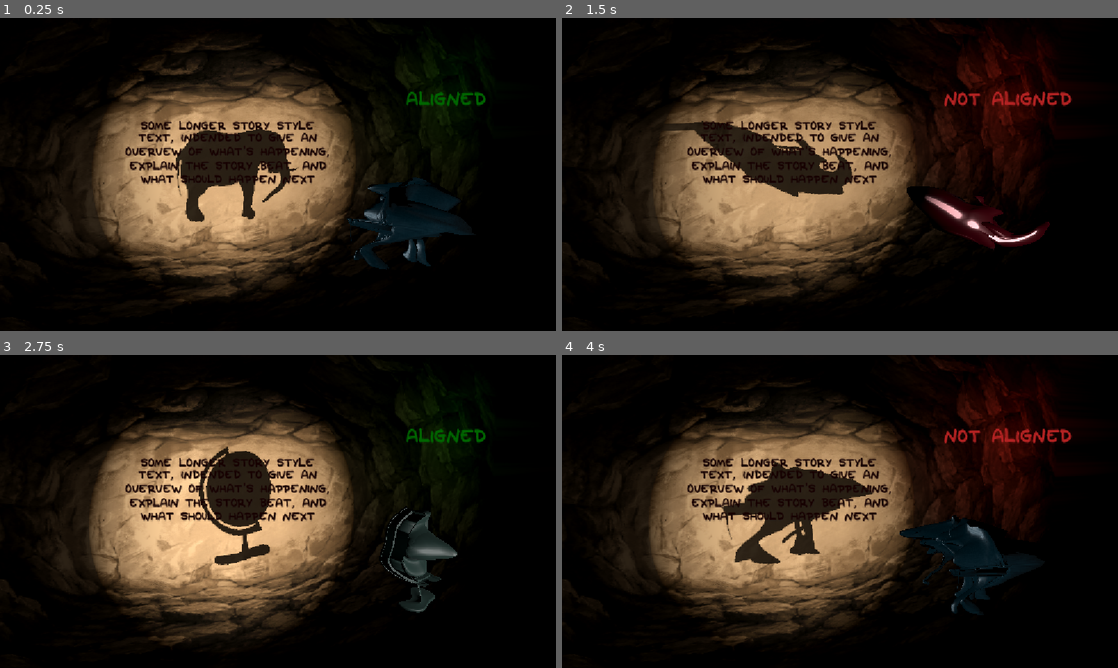
Above: before the commit, frames 1-4 (two rows, left to right).
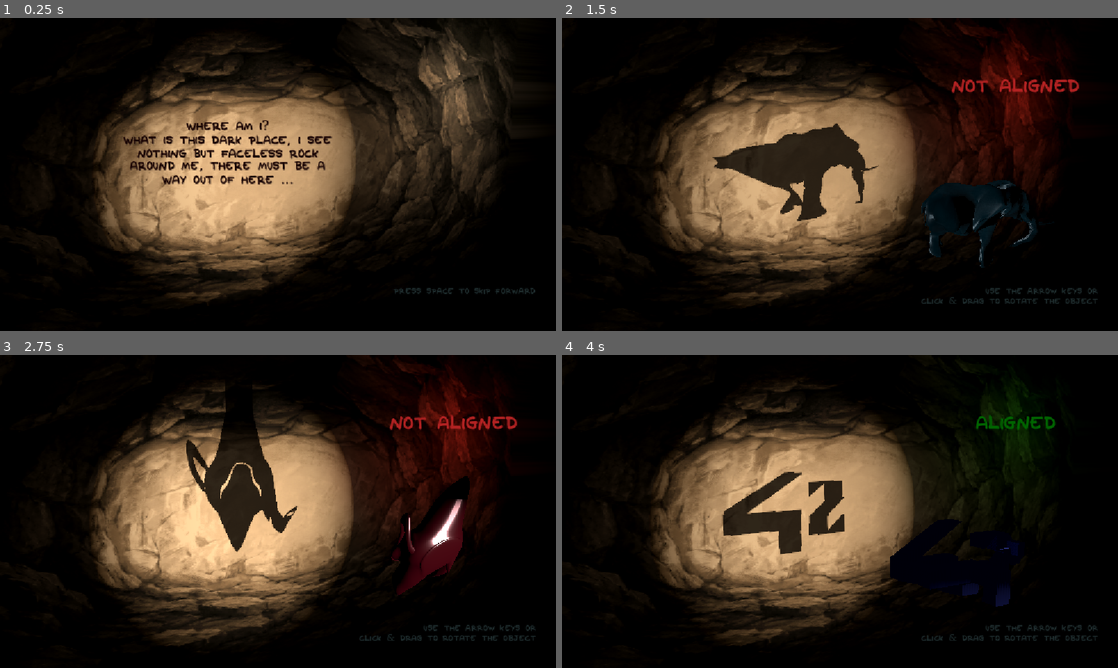
Above: after the commit, the same moments.

Repository: znichola/in_the_shadows
Game: Godot game, scene res://scenes/main.tscn
Same seed, same stepped clock (60 frames per second), same inputs: the game is played once before the commit and once after it.
Inputs:
- Up to frame 1 (0.25 s): no input
- Up to frame 2 (1.5 s): tap Space (turn-reset) at 0.5 s; hold Right (turn-right) 0.53-1.28 s; hold Tab (object-next) 0.53-1.28 s; tap Enter (ui_accept) at 0.77, 0.8, 1.07, 1.35 s; hold Down (turn-down) from 1.28 s (still down)
- Up to frame 3 (2.75 s): tap Enter (ui_accept) at 1.52, 1.82, 2.3 s; tap Tab (object-next) at 1.55 s; release Down (turn-down) at 2.03 s; hold Right (turn-right) from 2.03 s (still down); hold Alt (object-alt) from 2.03 s (still down)
- Up to frame 4 (4 s): release Right (turn-right) at 2.78 s; release Alt (object-alt) at 2.78 s; hold Up (turn-up) 2.78-3.53 s; tap Tab (object-next) at 2.85 s; tap Enter (ui_accept) at 3.02, 3.32, 3.77, 3.8 s; hold Left (turn-left) from 3.53 s (still down); hold Tab (object-next) from 3.53 s (still down)

The runs differ from the first frame. In frame 1, 30% of the frame differs, in the area x 0-97%, y 0-91%; in frame 2, 22%; in frame 3, 27%; in frame 4, 24%.

Commit message:
feat: running stag & story system

Diff:
--- /dev/null
+++ b/game/scenes/deer.tscn
@@ -0,0 +1,12 @@
+[gd_scene format=3 uid="uid://c2dopwd0rnbxq"]
+
+[ext_resource type="Script" uid="uid://xomjvxu14xuc" path="res://scripts/object_def.gd" id="1_u3xnd"]
+[ext_resource type="PackedScene" uid="uid://0vg1dx2srcl4" path="res://scenes/deer_raw.tscn" id="2_7c7n6"]
+
+[node name="Node3D" type="Node3D" unique_id=797601801]
+script = ExtResource("1_u3xnd")
+
+[node name="ObjA" type="Node3D" parent="." unique_id=381145752]
+
+[node name="DeerRaw" parent="ObjA" unique_id=348454695 instance=ExtResource("2_7c7n6")]
+transform = Transform3D(-1.0162898e-07, 0, -2.325, 0, 2.325, 0, 2.325, 0, -1.0162898e-07, 0.5416527, -2.2265303, 0)
--- /dev/null
+++ b/game/scenes/deer_raw.tscn
@@ -0,0 +1,64 @@
+[gd_scene format=3 uid="uid://0vg1dx2srcl4"]
+
+[ext_resource type="PackedScene" uid="uid://dtvmb2g22yf8x" path="res://models/deer.glb" id="1_1shfv"]
+[ext_resource type="Script" uid="uid://c3t2v4twqv4ql" path="res://scripts/deer_raw.gd" id="2_qakut"]
+
+[sub_resource type="StandardMaterial3D" id="StandardMaterial3D_qakut"]
+albedo_color = Color(0.08116732, 0.040322747, 0.019497668, 1)
+metallic = 0.85
+metallic_specular = 0.54
+roughness = 0.4
+
+[node name="DeerRaw" unique_id=348454695 instance=ExtResource("1_1shfv")]
+script = ExtResource("2_qakut")
+
+[node name="Skeleton3D" parent="Deer_001_rig" parent_id_path=PackedInt32Array(990313550) index="0" unique_id=1857270684]
+bones/0/rotation = Quaternion(-4.3711395e-08, 1, -1.1424389e-07, -8.742278e-08)
+bones/1/position = Vector3(-1.8900909e-06, 0.90510106, 0.266487)
+bones/1/rotation = Quaternion(-0.61743647, 1.1436488e-06, 3.573617e-06, 0.78662074)
+bones/2/rotation = Quaternion(0.78668535, 0.114456385, -0.04502349, -0.6049784)
+bones/3/position = Vector3(-3.9026418e-09, 0.2324899, 2.6915343e-08)
+bones/3/rotation = Quaternion(0.67138314, -7.532797e-08, 2.687966e-07, 0.74111044)
+bones/4/rotation = Quaternion(-0.9313822, -0.037860647, 0.06582864, 0.35603437)
+bones/5/rotation = Quaternion(0.6830641, 0.02943458, -0.017412705, 0.72955734)
+bones/6/rotation = Quaternion(-0.0966647, 0.11856761, 0.007070815, 0.98820424)
+bones/7/rotation = Quaternion(0.89346874, 0.0058921883, -0.0063020294, -0.44904268)
+bones/8/rotation = Quaternion(0.03633071, -0.008622603, -0.014902906, 0.9991915)
+bones/9/rotation = Quaternion(-0.25247484, 0.009340204, 0.0053122593, 0.9675438)
+bones/10/rotation = Quaternion(0.034726586, 9.733426e-12, 7.999364e-09, 0.99939686)
+bones/11/position = Vector3(-4.844458e-13, 0.19384535, -4.3789356e-08)
+bones/11/rotation = Quaternion(0.22094695, -9.440554e-07, -1.9392682e-07, 0.9752858)
+bones/12/position = Vector3(0.12234217, 0.14700957, -0.007825792)
+bones/12/rotation = Quaternion(-0.65417343, -0.01032184, -0.18163474, 0.73413855)
+bones/13/position = Vector3(5.451227e-09, 0.3082002, -6.686271e-08)
+bones/13/rotation = Quaternion(-0.7060109, -0.261413, -0.0043705446, 0.6581739)
+bones/14/rotation = Quaternion(0.6154127, 0.004445261, -0.0016761405, 0.7881907)
+bones/15/rotation = Quaternion(-0.5074651, -0.004662331, 0.07111846, 0.85871977)
+bones/16/rotation = Quaternion(0.013020613, 0.02766316, 0.04458031, 0.9985379)
+bones/17/rotation = Quaternion(0.24585953, -9.258394e-07, 3.7005563e-07, 0.9693055)
+bones/18/rotation = Quaternion(0.2944211, -1.6431761e-06, 8.458553e-07, 0.95567584)
+bones/19/rotation = Quaternion(-0.2497759, -2.870003e-07, 5.0983095e-07, 0.96830374)
+bones/20/rotation = Quaternion(-0.47519863, -1.082888e-07, -2.4081697e-07, 0.8798785)
+bones/21/rotation = Quaternion(0.8078929, 0.13903691, -0.3931581, 0.41641858)
+bones/22/rotation = Quaternion(0.8012981, -0.49958748, -0.012719678, 0.32889506)
+bones/23/position = Vector3(-0.12234221, 0.14975178, 0.0067285486)
+bones/23/rotation = Quaternion(-0.8939638, 0.09279276, -0.07954487, 0.4311506)
+bones/24/position = Vector3(4.3946017e-08, 0.3082003, -3.690684e-08)
+bones/24/rotation = Quaternion(-0.6128527, -1.0612856e-07, 2.5879197e-07, 0.7901972)
+bones/25/rotation = Quaternion(0.91283697, -0.052471437, 0.023193281, 0.4042739)
+bones/26/rotation = Quaternion(-0.60398036, 0.108792976, -0.18523909, 0.7675014)
+bones/27/rotation = Quaternion(0.019626997, -0.07572806, -0.1106987, 0.99077034)
+bones/28/rotation = Quaternion(0.78699416, -0.087955974, 0.014863813, -0.6104777)
+bones/29/position = Vector3(2.022702e-08, 0.23248999, 8.565136e-08)
+bones/29/rotation = Quaternion(0.62586266, 0.012229699, 0.011141517, 0.77975786)
+bones/30/rotation = Quaternion(-0.9198113, 0.03319617, -0.07453497, 0.38378343)
+bones/31/rotation = Quaternion(0.6170118, -0.018527457, 0.0011895972, 0.7867349)
+bones/32/rotation = Quaternion(0.082704455, -0.06860779, 0.014335715, 0.9941064)
+
+[node name="Deer_001" parent="Deer_001_rig/Skeleton3D" index="0" unique_id=575155511]
+blend_shapes/MeshDeform = 1.0
+surface_material_override/0 = SubResource("StandardMaterial3D_qakut")
+
+[node name="AnimationPlayer" parent="." index="1" unique_id=1587245394]
+deterministic = true
+speed_scale = 0.8
--- a/game/scenes/main.tscn
+++ b/game/scenes/main.tscn
@@ -10,12 +10,13 @@
 [ext_resource type="PackedScene" uid="uid://d0m7sex0ouvxy" path="res://scenes/42.tscn" id="7_choun"]
 [ext_resource type="Script" uid="uid://dc808xfbernf3" path="res://scripts/ui_controller.gd" id="8_85g3d"]
 [ext_resource type="FontFile" uid="uid://dnnwmk46jnqd6" path="res://fonts/Old Cave.otf" id="8_tipki"]
+[ext_resource type="PackedScene" uid="uid://c2dopwd0rnbxq" path="res://scenes/deer.tscn" id="8_ya4ey"]
 
 [sub_resource type="StandardMaterial3D" id="StandardMaterial3D_tbgi4"]
 specular_mode = 1
 albedo_texture = ExtResource("7_85g3d")
 uv1_scale = Vector3(2.54, 2.54, 2.54)
-uv1_offset = Vector3(-0.77, -0.775, 0)
+uv1_offset = Vector3(-0.82, -0.775, 0)
 texture_repeat = false
 
 [sub_resource type="PlaneMesh" id="PlaneMesh_6l45m"]
@@ -34,6 +35,7 @@
 [sub_resource type="Theme" id="Theme_sivy4"]
 default_font = ExtResource("8_tipki")
 HeaderLarge/font_sizes/font_size = 45
+HeaderSmall/colors/font_color = Color(0.121972255, 0.178408, 0.18342462, 1)
 RichTextLabel/colors/default_color = Color(0.08743141, 1.1280645e-09, 3.008172e-09, 1)
 RichTextLabel/colors/font_shadow_color = Color(0.13333334, 0.13333334, 0.13333334, 0.21568628)
 RichTextLabel/font_sizes/normal_font_size = 28
@@ -67,12 +69,11 @@
 [node name="ObjectSpawner" type="Node3D" parent="." unique_id=211412211]
 transform = Transform3D(1, 0, 0, 0, 1, 0, 0, 0, 1, 0, 0, 19.055)
 script = ExtResource("2_o6xl0")
-object_scenes = Array[PackedScene]([ExtResource("5_tipki"), ExtResource("4_tipki"), ExtResource("6_tipki"), ExtResource("7_choun")])
+object_scenes = Array[PackedScene]([ExtResource("5_tipki"), ExtResource("4_tipki"), ExtResource("6_tipki"), ExtResource("7_choun"), ExtResource("8_ya4ey")])
 
 [node name="TeaPot" parent="ObjectSpawner" unique_id=1721863556 instance=ExtResource("4_tipki")]
 
 [node name="MeshInstance3D" type="MeshInstance3D" parent="." unique_id=161456090]
-transform = Transform3D(1, 0, 0, 0, 1, 0, 0, 0, 1, 0.044293404, 0, 0.020751953)
 mesh = SubResource("PlaneMesh_6l45m")
 
 [node name="WorldEnvironment" type="WorldEnvironment" parent="." unique_id=1107869868]
@@ -95,19 +96,39 @@
 
 [node name="Signpost" type="Label" parent="UI/Control" unique_id=1256488600]
 layout_mode = 1
-anchors_preset = 8
-anchor_left = 0.5
-anchor_top = 0.5
-anchor_right = 0.5
-anchor_bottom = 0.5
-offset_left = 284.0
-offset_top = -177.0
-offset_right = 411.0
-offset_bottom = -140.0
+anchors_preset = -1
+anchor_left = 0.66
+anchor_top = 0.135
+anchor_right = 0.97
+anchor_bottom = 0.44500002
+offset_left = 26.679993
+offset_top = 32.519997
+offset_right = -24.440063
+offset_bottom = -51.360016
 grow_horizontal = 2
 grow_vertical = 2
 theme_type_variation = &"HeaderLarge"
-text = "JAJAJ"
+text = "JAJA something long"
+horizontal_alignment = 1
+autowrap_mode = 3
+
+[node name="HintText" type="Label" parent="UI/Control" unique_id=169200730]
+layout_mode = 1
+anchors_preset = -1
+anchor_left = 0.694
+anchor_top = 0.81200004
+anchor_right = 0.95000005
+anchor_bottom = 0.95900005
+offset_left = -81.48804
+offset_top = 28.823975
+offset_right = 15.599976
+offset_bottom = -8.432007
+grow_horizontal = 2
+grow_vertical = 2
+theme_type_variation = &"HeaderSmall"
+text = "Press space to skip forward"
+horizontal_alignment = 2
+autowrap_mode = 3
 
 [node name="WallText" type="RichTextLabel" parent="UI/Control" unique_id=2130294157]
 layout_mode = 1
@@ -119,11 +140,12 @@
 offset_left = 57.224
 offset_top = 54.12799
 offset_right = -57.712036
-offset_bottom = -27.912018
+offset_bottom = -3.9120178
 grow_horizontal = 2
 grow_vertical = 2
 text = "Some longer story style text, indended to give an overvew of what's happening, explain the story beat, and what should happen next"
 fit_content = true
+scroll_active = false
 horizontal_alignment = 1
 
 [node name="StatusLight" type="OmniLight3D" parent="UI" unique_id=2116127307]
--- /dev/null
+++ b/game/scripts/deer_raw.gd
@@ -0,0 +1,12 @@
+extends Node3D
+
+@onready var anim = $AnimationPlayer
+
+# Called when the node enters the scene tree for the first time.
+func _ready() -> void:
+	anim.play("Deer_001_run")
+
+
+# Called every frame. 'delta' is the elapsed time since the previous frame.
+func _process(delta: float) -> void:
+	pass
--- a/game/scripts/game.gd
+++ b/game/scripts/game.gd
@@ -1,3 +1,5 @@
 extends Node
 
-enum State { MENU, GAME }
+# enum State { MENU, GAME }
+
+# var game_state: State = State.MENU
--- a/game/scripts/main.gd
+++ b/game/scripts/main.gd
@@ -9,22 +9,45 @@
 
 var alignment_basis: Basis
 
+enum State { MENU, GAME, CUTSCENE }
+var game_state: State = State.MENU
+
+signal skip_requested
 
 func _ready() -> void:
 	var light_to_wall = (wall.global_transform.origin - light.global_transform.origin).normalized()
 	# A basis whose -Z axis points along light_to_wall; X = "right", Y = "up" relative to it.
 	alignment_basis = Basis.looking_at(light_to_wall, Vector3.UP)
-	ui.update_label(spawner.is_aligned(alignment_basis))
 	spawner.connect('object_changed', _on_object_changed)
+	if is_game():
+		spawner.spawn_object()
+
+	level_1_start()
 
 
 func _input(event):
-	if event.is_action_pressed("turn-reset"):
-		spawner.reset_current_object()
-		ui.update_label(spawner.is_aligned(alignment_basis))
+	if is_menu():
+		return
+
+	if is_cutscene():
+		if event.is_action_pressed("ui_accept"):
+			skip_requested.emit()
+		return
+
+	if is_game():
+		if event.is_action_pressed("object-next"):
+			spawner.next_object()
+		if event.is_action_pressed("object-prev"):
+			spawner.previous_object()
+		if event.is_action_pressed("turn-reset"):
+			spawner.reset_current_object()
+			ui.update_label(spawner.is_aligned(alignment_basis))
 
 
 func _process(delta: float) -> void:
+	if is_menu() or is_cutscene():
+		return
+
 	var rl = Input.get_axis("turn-left", "turn-right") * rotate_speed * delta
 	var ud = Input.get_axis("turn-up", "turn-down") * rotate_speed * delta
 	if rl == 0 and ud == 0:
@@ -37,5 +60,66 @@
 		spawner.transform_current_object_a(t)
 	ui.update_label(spawner.is_aligned(alignment_basis))
 
+
 func _on_object_changed(_obj: ObjectDef) -> void:
 	ui.update_label(spawner.is_aligned(alignment_basis))
+
+
+func is_menu() -> bool:
+	return game_state == State.MENU
+
+func is_game() -> bool:
+	return game_state == State.GAME
+
+func is_cutscene() -> bool:
+	return game_state == State.CUTSCENE
+
+func wait_or_skip(seconds: float) -> void:
+	if is_cutscene():
+		get_tree().create_timer(seconds).timeout.connect(func(): skip_requested.emit())
+		await skip_requested
+
+
+# Level functions -------------
+
+func level_1_start() -> void:
+	game_state = State.CUTSCENE
+	ui.set_hint_text("Press space to skip forward")
+	ui.set_sign_post()
+	ui.set_wall_text("Where am I?\nWhat is this dark place, I see nothing but faceless rock around me, there must be a way out of here ...")
+	await wait_or_skip(8.0)
+	ui.set_wall_text("What is this object, if only I could remember ...")
+	await wait_or_skip(2.0)
+	ui.set_sign_post("known for their long memory")
+	await wait_or_skip(6.0)
+	game_state = State.GAME
+	ui.set_hint_text("Use the arrow keys or\nclick & drag to rotate the object")
+	ui.set_wall_text()
+	spawner.spawn_object(0)
+
+
+func level_2_start() -> void:
+	game_state = State.CUTSCENE
+	ui.set_hint_text("Press space to skip forward")
+	ui.set_sign_post()
+	ui.set_wall_text("A life of shadows and darkness, the third dimension is a distraction, I must focus on the projection ...")
+	await wait_or_skip(7.0)
+	ui.set_wall_text(".. resolved on to a plane, shadows on a wall, the intent becomes clear.")
+	await wait_or_skip(5.0)
+	ui.set_wall_text("and yet I feel thurst, a yearning for something hot, a break from this cycle")
+	await wait_or_skip(3.0)
+	ui.set_sign_post("a 3000 year of tradition")
+	await wait_or_skip(6.0)
+	game_state = State.GAME
+	ui.set_hint_text("Use the arrow keys or\nclick & drag to rotate the object")
+	ui.set_wall_text()
+	spawner.spawn_object(1)
+
+
+# level 3 object is a cat
+
+# level 4 is a globe
+
+# level 5 object is a deer in motion
+
+# level 6 is the number 42
--- a/game/scripts/object_spawner.gd
+++ b/game/scripts/object_spawner.gd
@@ -11,20 +11,10 @@
 func _ready() -> void:
 	for child in get_children():
 		child.queue_free()
-	_spawn_object(current_object_index)
 
 
-func _input(event: InputEvent) -> void:
-	if event.is_action_pressed("object-next"):
-		_spawn_object(current_object_index + 1)
-	elif event.is_action_pressed("object-prev"):
-		_spawn_object(current_object_index - 1)
-
-
-func _spawn_object(index: int) -> void:
-	if current_object:
-		current_object.queue_free()
-		current_object = null
+func spawn_object(index: int = 0) -> void:
+	clear_current_object()
 	if object_scenes.is_empty():
 		return
 	current_object_index = wrapi(index, 0, object_scenes.size())
@@ -41,6 +31,13 @@
 		current_object.on_reset()
 
 
+func clear_current_object() -> void:
+	if current_object:
+		current_object.queue_free()
+		current_object = null
+		current_object_index = 0
+
+
 func transform_current_object_a(t: Transform3D) -> void:
 	if current_object:
 		current_object.on_transform_a(t)
@@ -51,6 +48,14 @@
 		current_object.on_transform_b(t)
 
 
+func next_object() -> void:
+	spawn_object(current_object_index + 1)
+
+
+func previous_object() -> void:
+	spawn_object(current_object_index - 1)
+
+
 func is_aligned(alignment_basis: Basis) -> bool:
 	if current_object:
 		return current_object.is_aligned(alignment_basis)
--- a/game/scripts/ui_controller.gd
+++ b/game/scripts/ui_controller.gd
@@ -7,6 +7,8 @@
 var okColor = Color.DARK_GREEN
 var badColor = Color.FIREBRICK
 var neutralColor = Color.AQUA
+
+@onready var hint_text: Label = $Control/HintText
 
 
 func onready():
@@ -25,3 +27,16 @@
 		sign_post.text = "NOT ALIGNED"
 		sign_post.modulate = badColor
 		status_light.light_color = badColor
+
+
+func set_sign_post(text: String = "", color: Color = Color.WHITE_SMOKE) -> void:
+	sign_post.text = text
+	sign_post.modulate = color
+	status_light.light_color = color
+
+
+func set_wall_text(text: String = "") -> void:
+	wall_text.text = text
+
+func set_hint_text(text: String = "") -> void:
+	hint_text.text = text
Binary file added: game/models/deer.glb
Not shown, added: game/models/deer.glb.import
Binary file added: game/models/deer_Texture_1.png
Not shown, added: game/models/deer_Texture_1.png.import
Not shown, added: game/scripts/deer_raw.gd.uid
